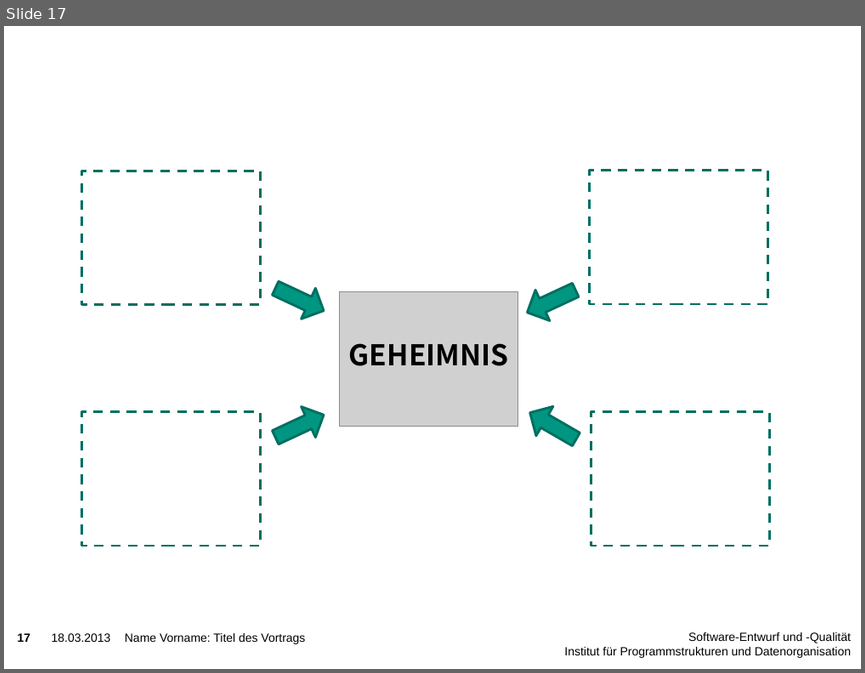
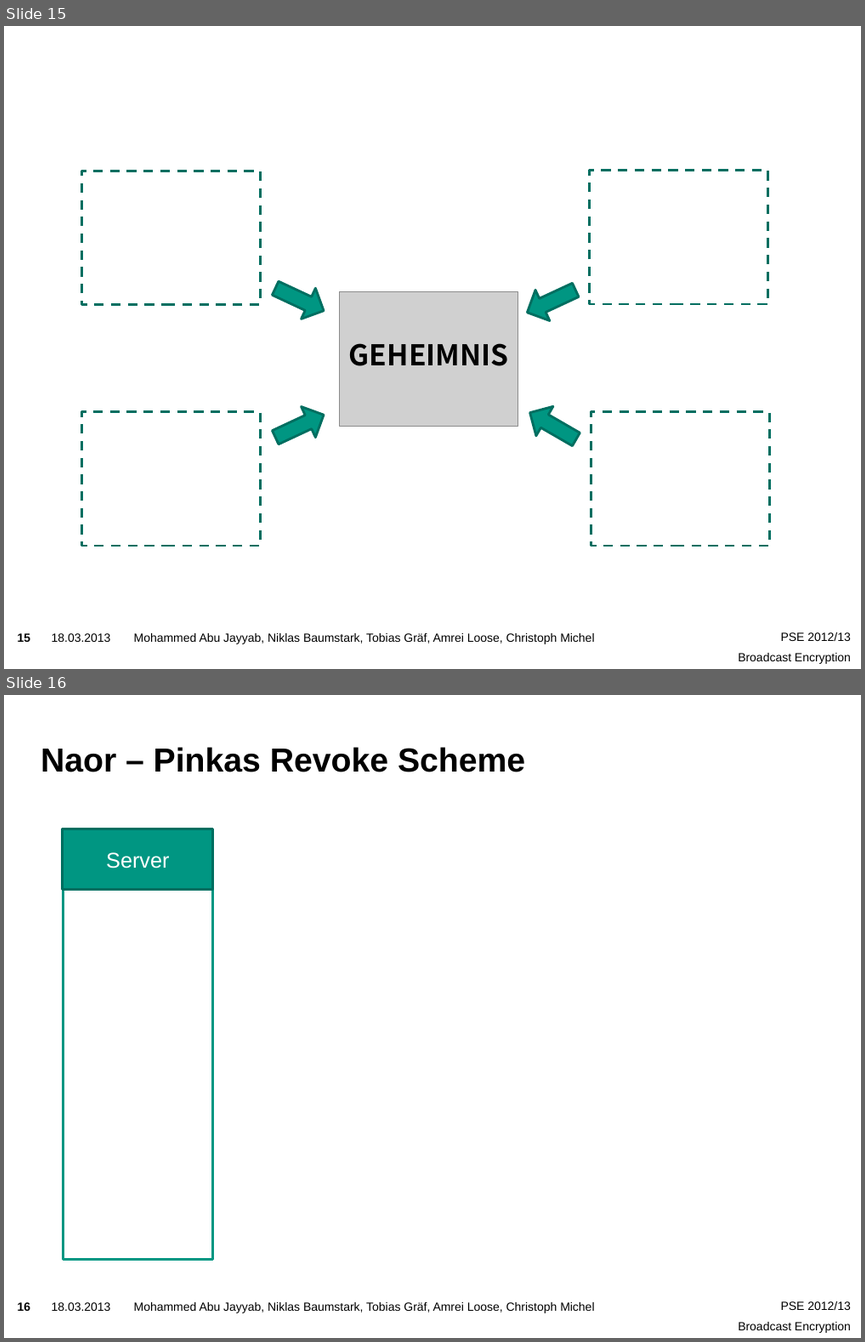
Before and after one commit to niklasb/pse-broadcast-encryption, a slide deck: praesentation/pse-abschluss.pptx. Shown one above the other, each under a label of ours: slide 17 before the commit, slides 15 and 16 after it. The pictures are 865x673 and 865x1342 pixels, drawn with LibreOffice and Linux fonts; fonts in the diff are those of the drawing; grey boxes stand for pictures; background and template pictures are left out. Boxes give left, top, right and bottom in pixels: in the first picture for what was removed or moved away, otherwise in the second. Text is boxed around its words. In the diff, an @@ line names an element or a change of style, - is before the commit and + after.

```diff
--- a/praesentation/pse-abschluss.pptx
+++ b/praesentation/pse-abschluss.pptx
@@ slide 16 added at <box>4,695,861,1338</box>, background picture (left out); not listed: 4 template elements that a slide beside it also shows @@
@@ title added at <box>41,747,525,772</box>, 28 pt, text #000000, bold @@
+Naor – Pinkas Revoke Scheme
@@ rectangle added at <box>63,828,213,890</box>, fill #009682, outline #006F60 2 pt, 18 pt, text #FFFFFF @@
+Server
@@ rectangle added at <box>64,873,213,1259</box>, fill #FFFFFF, outline #009682 2 pt @@
@@ what was slide 17 is now slide 15 @@
@@ slide 15 changed as well @@
@@ page number at <box>18,633,31,641</box>: text changed @@
-17
+15
@@ text removed at <box>125,633,305,644</box> @@
-Name Vorname: Titel des Vortrags
@@ text added at <box>134,633,594,644</box>, 10 pt, text #000000 @@
+Mohammed Abu Jayyab, Niklas Baumstark, Tobias Gräf, Amrei Loose, Christoph Michel
@@ text removed at <box>564,632,851,658</box> @@
-Software-Entwurf und -Qualität
-Institut für Programmstrukturen und Datenorganisation
@@ text added at <box>738,632,851,664</box>, 10 pt, text #000000 @@
+PSE 2012/13
+Broadcast Encryption
```
Also in this commit, not shown: 13 other slides changed, 8 other slides added, 8 slides removed, 1 other file.
